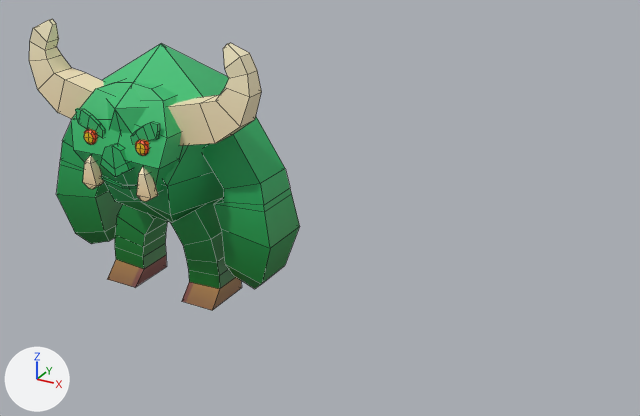
A saved change to the Blender file dist-example/models/organic/goblin2.blend.
One viewpoint serves both versions: a 50 mm camera at (3.4, -4.19, 2.87) aimed at (1.09, 0.0, 0.77). Lighting does not change. The marker at lower left points along +X, +Y and +Z. The picture after the commit comes second. Mesh edges are drawn as thin lines.

Names of what the first picture shows: 'Robot'.
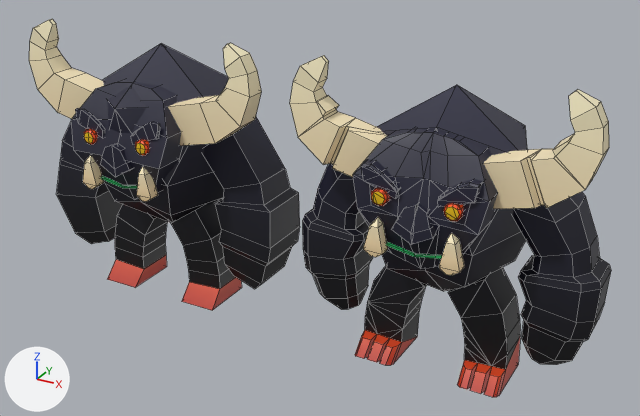
What differs and where, as boxes (x1, y1, x2, y2) in the pictures (640 x 416 px):
'Robot.001', added
    after: (290, 55, 611, 397)
    faces in mat_material_002: (290, 55, 611, 397)
    faces in mat_material_001: (371, 188, 464, 222)
part 1 of me_cube_016, built on
    before: (214, 188, 300, 284)
    after: (215, 188, 300, 284)
part 2 of me_cube_016, surface changed (green to grey)
    both: (56, 43, 300, 310)

The edits, one by one:
me_cube_016 is used by ob_robot; location (0.0, 0.0, 0.0).
me_cube_016 had 404 vertices, 386 faces and spanned x -0.85..0.85, y -0.51..0.46, z 0.01..1.75.
me_cube_016 now has 412 vertices, 394 faces and spans x -0.85..0.85, y -0.51..0.46, z 0.01..1.75.
Part 1, on me_cube_016:
4 faces are deleted.
4 vertices move from x 0.44..0.81, y -0.16..0.16, z 0.72..0.75 to x 0.45..0.85, y -0.16..0.18, z 0.73..0.75.
8 vertices are added at x 0.48..0.83, y -0.18..0.18, z 0.39..0.48.
12 new faces join them, mat_material_002.
me_cube_016 part 2: 208 kept faces spanning x -0.85..0.85, y -0.51..0.46, z 0.01..1.63 get new texture (UV) coordinates.
Mesh me_cube_001 is new.
It has 472 vertices, 439 faces and spans x -0.01..0.86, y -0.51..0.46, z 0.01..1.75.
Faces by material slot: [357, 82].
It uses material mat_material_002.
It uses material mat_material_001.
Object 'Robot.001' (ob_robot_001) is new; it shows me_cube_001.
Its location is (1.889, 0.0, 0.0).
It gains a MIRROR modifier named 'Mirror'.
It gains a DECIMATE modifier named 'Decimate'.
Modifier setting: ratio = 0.71.
